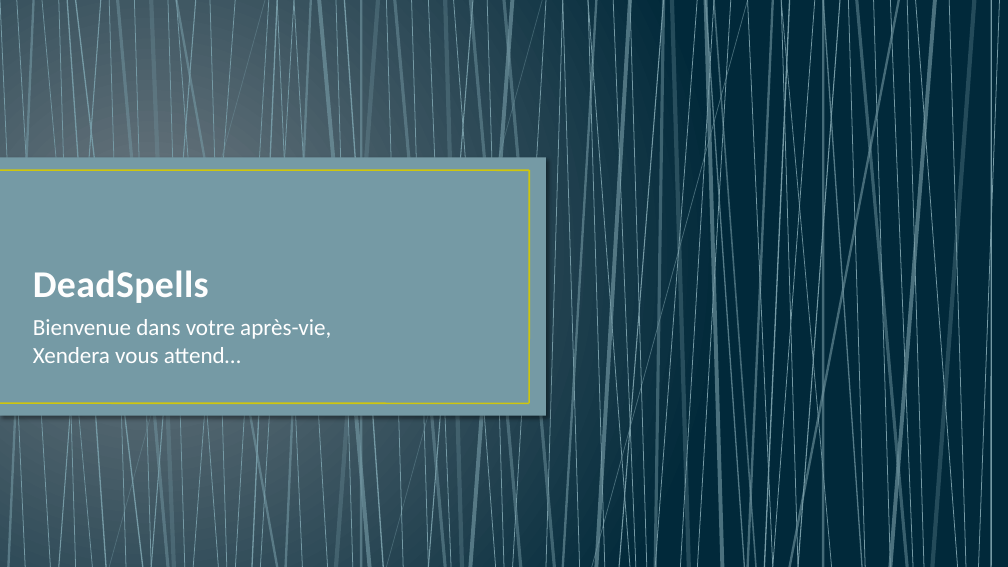
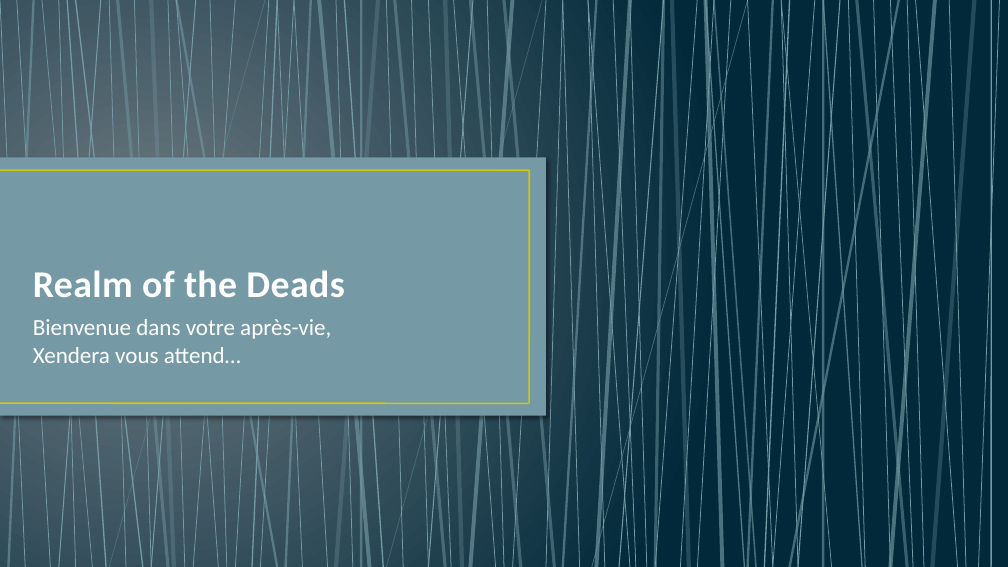
Before and after one commit to NCarrez/JdR-DeadSpells, a slide deck: slide 1 of 00 - Presentation.pptx. Drawn at 1008x567 pixels with LibreOffice and Linux fonts; fonts in the diff are those of the drawing. Boxes give left, top, right and bottom in pixels: in the first picture for what was removed or moved away, otherwise in the second. Text is boxed around its words. In the diff, an @@ line names an element or a change of style, - is before the commit and + after.

```diff
--- a/00 - Presentation.pptx
+++ b/00 - Presentation.pptx
@@ title at [33,270,344,297]: text changed @@
-DeadSpells
+Realm of the Deads
```
Also in this commit, not shown: 14 other files.
